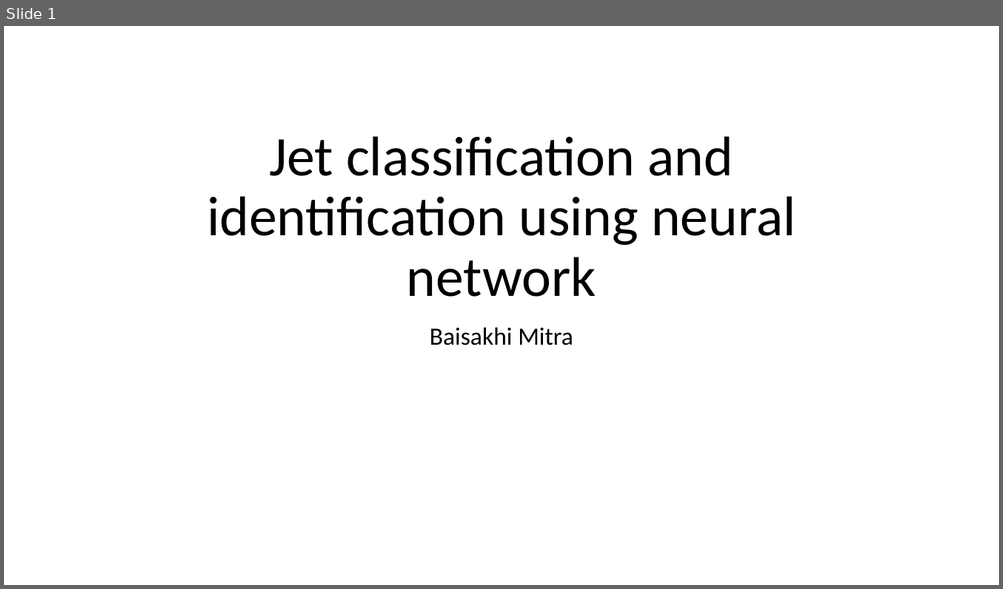
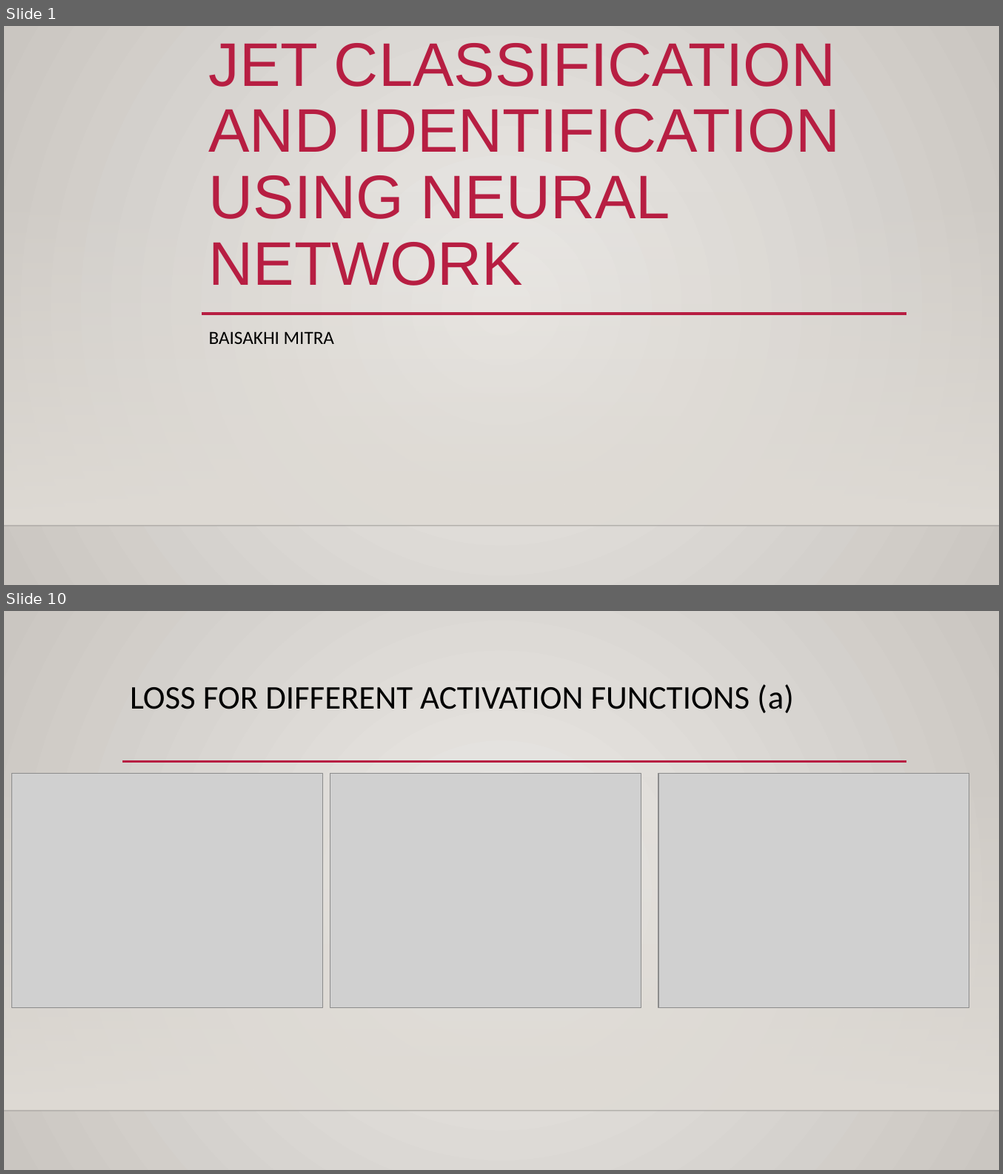
Before and after one commit to bmitraSLAC/NN-in-Jet-classification, a slide deck: Jet_Classifcation.pptx. Shown one above the other, each under a label of ours: slide 1 before the commit, slides 1 and 10 after it; the slides between them are not shown. The pictures are 1003x589 and 1003x1174 pixels, drawn with LibreOffice and Linux fonts; fonts in the diff are those of the drawing; grey boxes stand for pictures; background and template pictures are left out. Boxes give left, top, right and bottom in pixels: in the first picture for what was removed or moved away, otherwise in the second. Text is boxed around its words. In the diff, an @@ line names an element or a change of style, - is before the commit and + after.

```diff
--- a/Jet_Classifcation.pptx
+++ b/Jet_Classifcation.pptx
@@ slide 10 added at <box>4,611,999,1170</box>, background gradient #ECEAE7 to #CAC7C1; not listed: 2 template elements that a slide beside it also shows @@
@@ title added at <box>130,684,794,713</box>, 32 pt, text #000000 @@
+LOSS FOR DIFFERENT ACTIVATION FUNCTIONS (a)
@@ line added from (122, 762) to (907, 762), #B71E42 2.5 pt @@
@@ picture added at <box>11,774,323,1008</box> @@
@@ picture added at <box>330,774,641,1008</box> @@
@@ picture added at <box>658,774,970,1008</box> @@
@@ slide 1 changed as well @@
@@ background #FFFFFF to gradient #ECEAE7 to #CAC7C1 @@
@@ title at <box>209,43,839,286</box>: text changed; size 54 to 59.4 pt; font Calibri to Arial; text colour #000000 to #B71E42 @@
-Jet classification and identification using neural network
+JET CLASSIFICATION AND IDENTIFICATION USING NEURAL NETWORK
@@ rectangle added at <box>4,191,999,526</box>, fill gradient #DFDBD5 @@
@@ line added from (201, 314) to (906, 314), #B71E42 2.5 pt @@
@@ subtitle at <box>209,332,334,344</box>: text changed; size 24 to 18 pt @@
-Baisakhi Mitra
+BAISAKHI MITRA
@@ line added from (4, 526) to (999, 526), #000001 1 pt @@
```
Also in this commit, not shown: 2 other slides changed, 7 other slides added, 2 slides removed.
